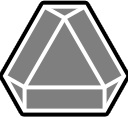
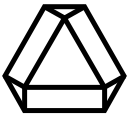
Layers edited between the first and the second 128 x 128 image:
removed group "组 4 拷贝 2" (9 layers) over (0, 0, 128, 117)
removed layer "颜色填充 4 拷贝 6" (1st of 2, in "组 4 拷贝 2") from group "组 4 拷贝 2" over (3, 74, 26, 89)
removed layer "颜色填充 4 拷贝 7" (1st of 2, in "组 4 拷贝 2") from group "组 4 拷贝 2" over (103, 74, 126, 89)
removed layer "颜色填充 4 拷贝 5" (1st of 2, in "组 4 拷贝 2") from group "组 4 拷贝 2" over (43, 5, 66, 20)
removed layer "颜色填充 4 拷贝 4" (1st of 2, in "组 4 拷贝 2") from group "组 4 拷贝 2" over (63, 5, 86, 20)
removed layer "颜色填充 4 拷贝 3" (1st of 2, in "组 4 拷贝 2") from group "组 4 拷贝 2" over (102, 87, 107, 111)
removed layer "颜色填充 4 拷贝 2" (1st of 2, in "组 4 拷贝 2") from group "组 4 拷贝 2" over (22, 87, 27, 111)
removed layer "颜色填充 4 拷贝" (1st of 2, in "组 4 拷贝 2") from group "组 4 拷贝 2" over (22, 16, 107, 90)
removed layer "颜色填充 2" (1st of 2, in "组 4 拷贝 2") from group "组 4 拷贝 2" over (2, 4, 127, 113)
moved "组 4 拷贝" out of group "组 1" over (2, 4, 127, 114)
painted on "颜色填充 4 拷贝 6" (in "组 4 拷贝") over (3, 73, 26, 90)
painted on "颜色填充 4 拷贝 7" (in "组 4 拷贝") over (103, 73, 126, 90)
painted on "颜色填充 4 拷贝 5" (in "组 4 拷贝") over (43, 4, 66, 21)
painted on "颜色填充 4 拷贝 4" (in "组 4 拷贝") over (63, 4, 86, 21)
painted on "颜色填充 4 拷贝 3" (in "组 4 拷贝") over (102, 87, 108, 111)
painted on "颜色填充 4 拷贝 2" (in "组 4 拷贝") over (22, 87, 28, 111)
painted on "颜色填充 4 拷贝" (in "组 4 拷贝") over (22, 15, 107, 90)
painted on "颜色填充 2" (in "组 4 拷贝") over (2, 4, 127, 114)
moved "颜色填充 3" out of group "组 4 拷贝 2", painted on it over (0, 0, 128, 117)
removed group "组 1" (9 layers) over (2, 4, 127, 113)
